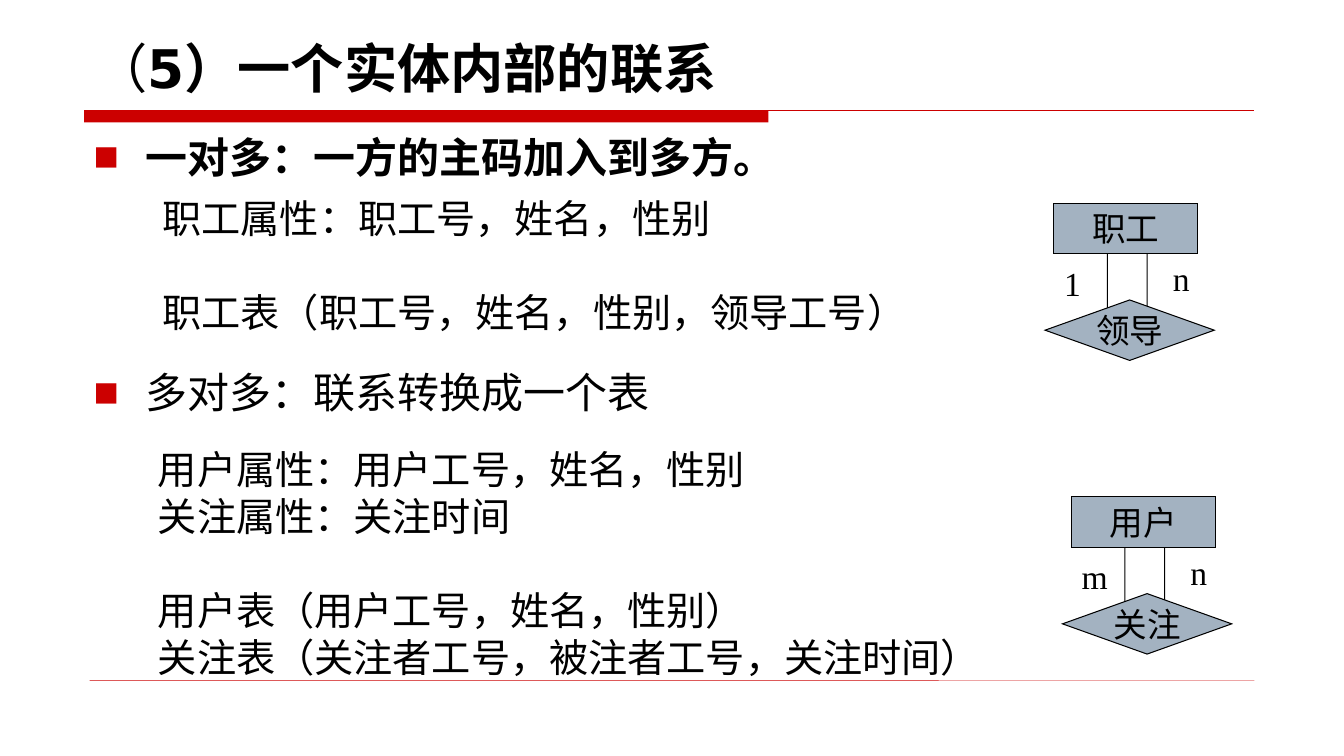
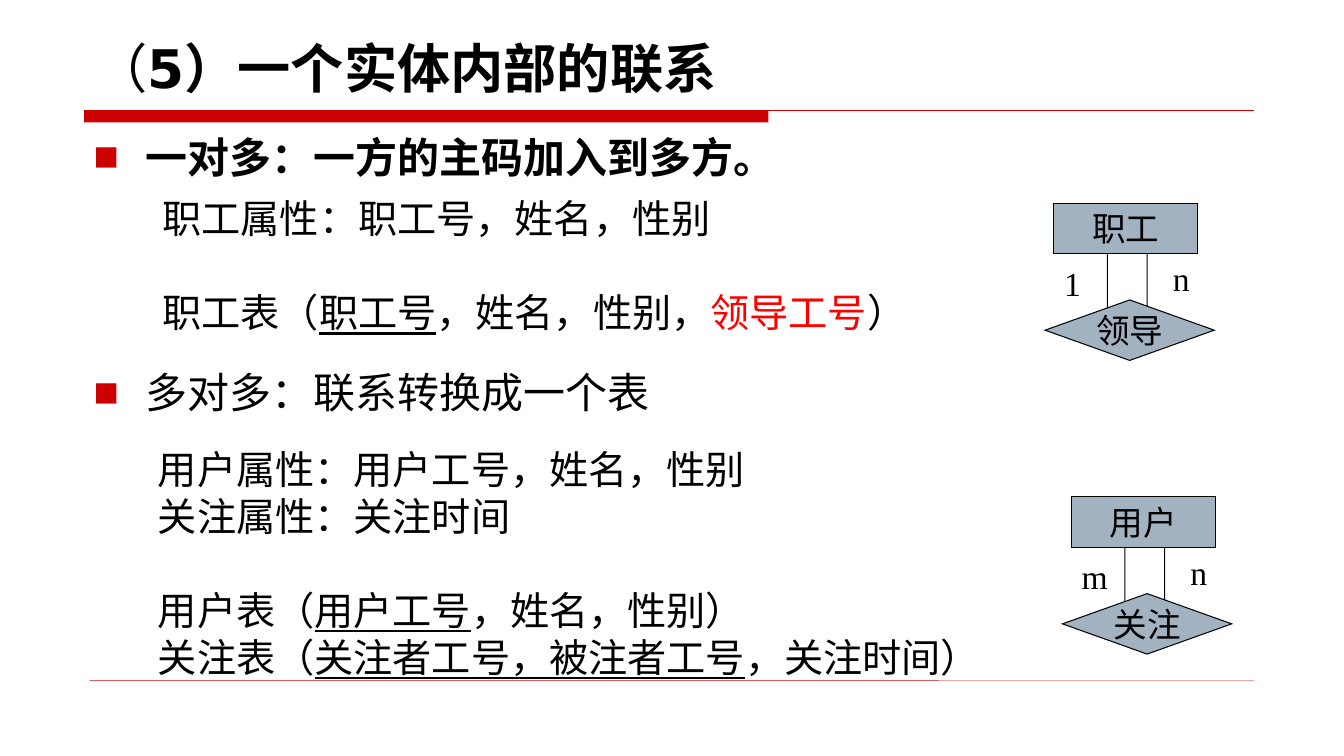
Before and after one commit to 1iusha/HENU-Final-Review, a slide deck: slide 69 of 数据库系统/课件/数据库系统_课件_07-1数据库设计.pptx. Drawn at 1344x756 pixels with LibreOffice and Linux fonts; fonts in the diff are those of the drawing. Boxes give left, top, right and bottom in pixels: in the first picture for what was removed or moved away, otherwise in the second. Text is boxed around its words. In the diff, an @@ line names an element or a change of style, - is before the commit and + after.

```diff
--- a/数据库系统/课件/数据库系统_课件_07-1数据库设计.pptx
+++ b/数据库系统/课件/数据库系统_课件_07-1数据库设计.pptx
@@ text at (162,293,906,335): text colour #000000 to #FF0000, underline on in "职工表（职工号，姓名，性别，领导工号）" @@
@@ text at (158,591,980,681): underline on in "用户表（用户工号，姓名，性别）", "关注表（关注者工号，被注者工号，关注时间）" @@
```
Also in this commit, not shown: 3 other slides changed, 4 other files.
